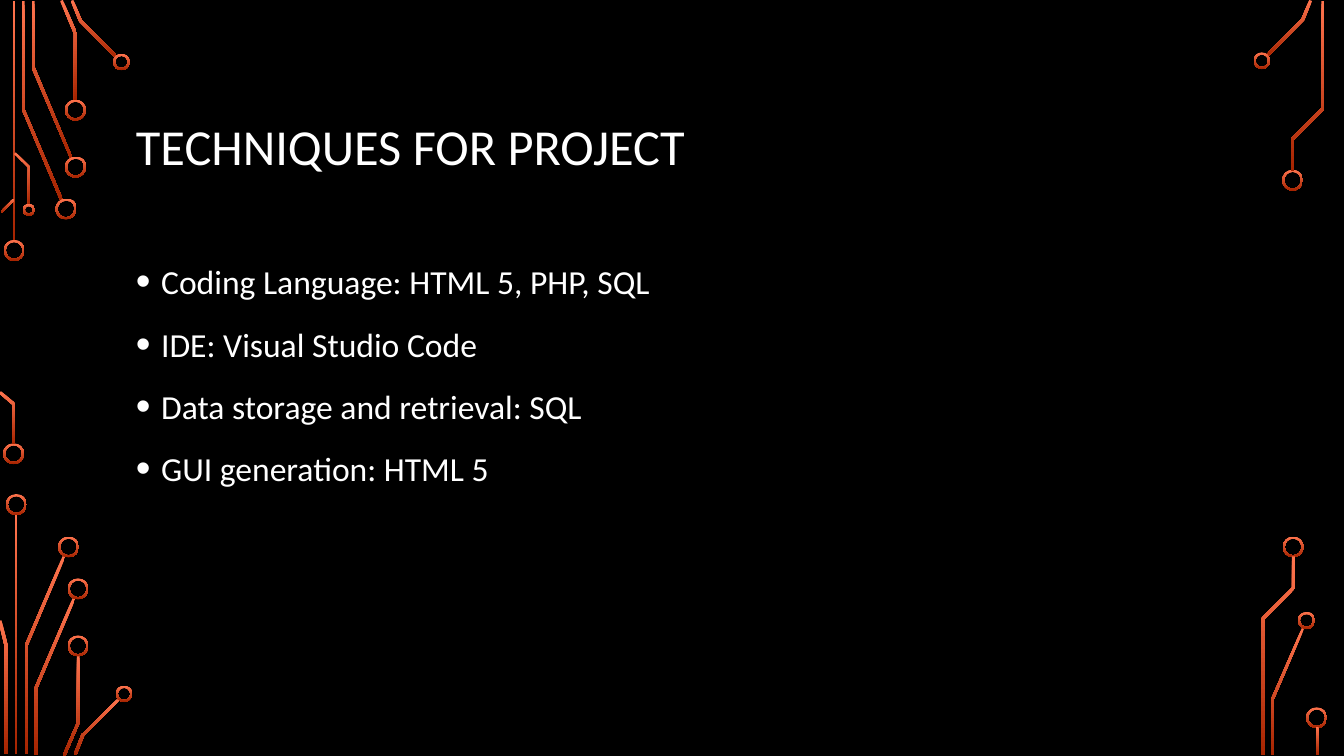
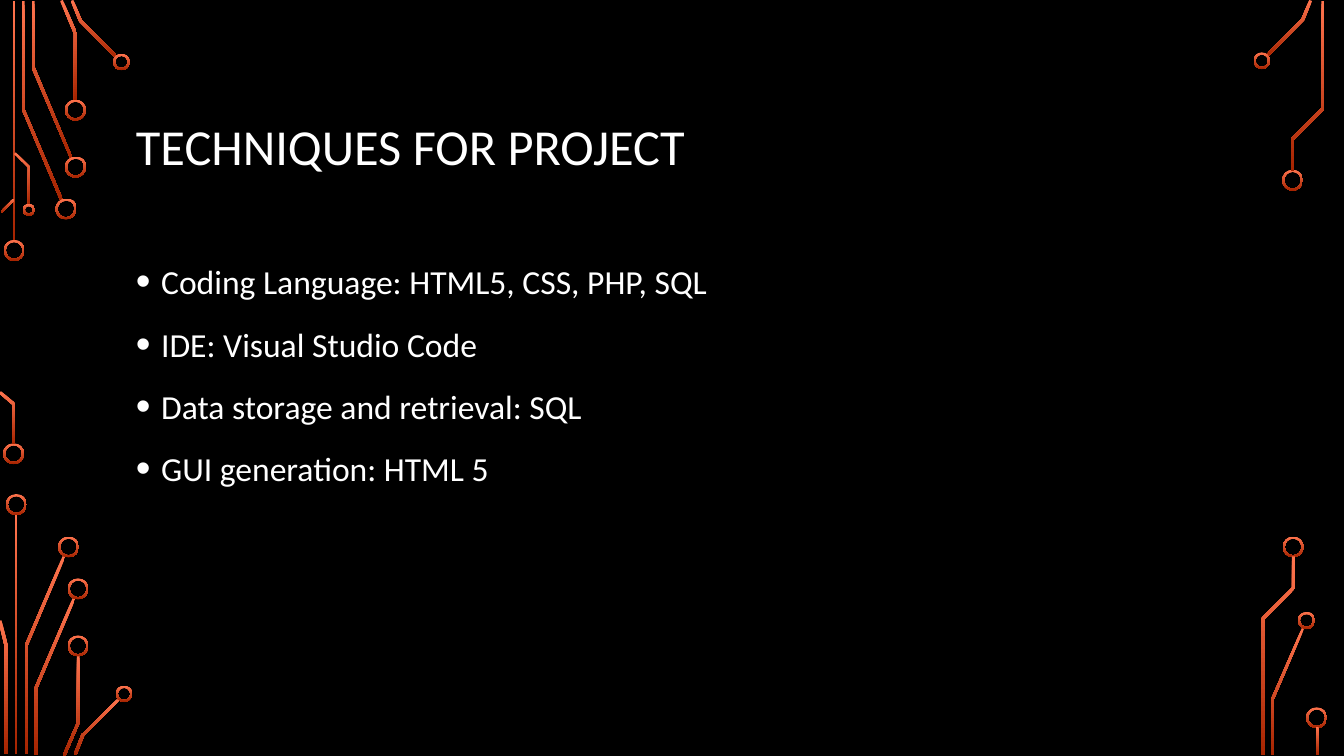
Before and after one commit to Shabadoo89/Moodle_LSM-2.0, a slide deck: slide 3 of Software Engineering Presentation.pptx. Drawn at 1344x756 pixels with LibreOffice and Linux fonts; fonts in the diff are those of the drawing; background and template pictures are left out. Boxes give left, top, right and bottom in pixels: in the first picture for what was removed or moved away, otherwise in the second. Text is boxed around its words. In the diff, an @@ line names an element or a change of style, - is before the commit and + after.

Commit message:
Word update
Forgot to add CSS as part of the code.

```diff
--- a/Software Engineering Presentation.pptx
+++ b/Software Engineering Presentation.pptx
@@ text at box(161, 270, 707, 300): text changed @@
-• Coding Language: HTML 5, PHP, SQL
+• Coding Language: HTML5, CSS, PHP, SQL
```
